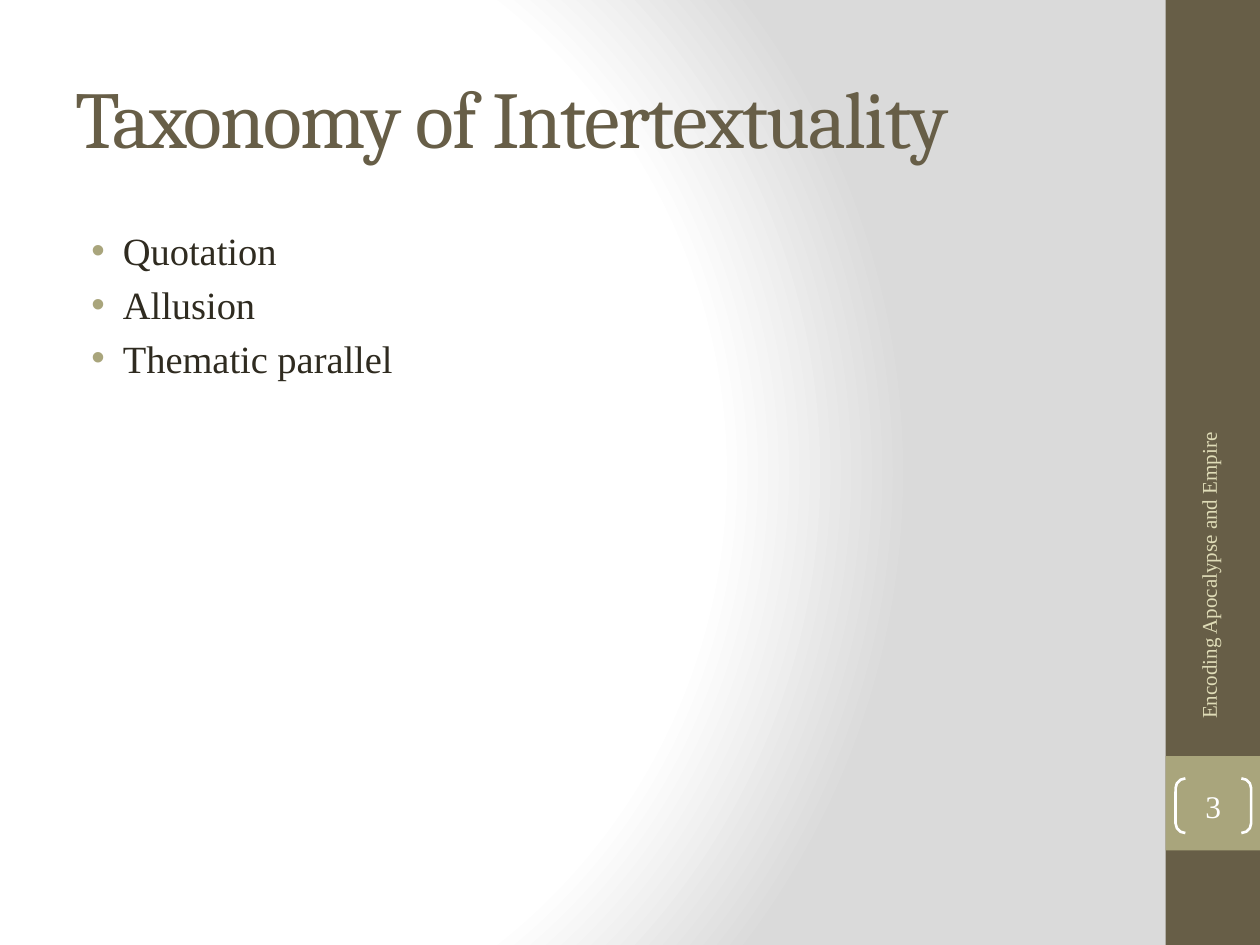
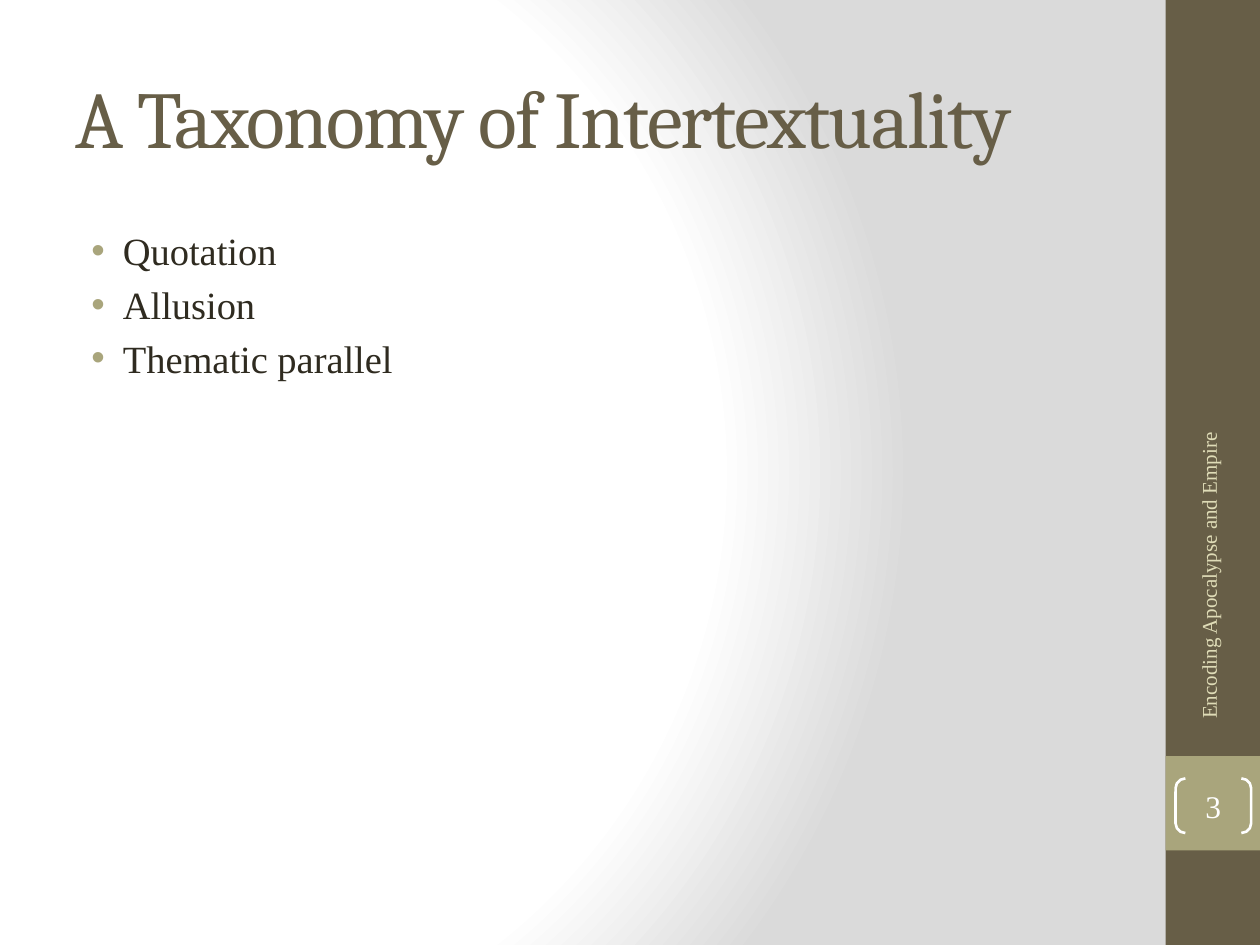
Before and after one commit to EncodingRevelation/revelation, a slide deck: slide 3 of slides/encoding apocalypse and empire ppt.pptx. Drawn at 1260x945 pixels with LibreOffice and Linux fonts; fonts in the diff are those of the drawing. Boxes give left, top, right and bottom in pixels: in the first picture for what was removed or moved away, otherwise in the second. Text is boxed around its words. In the diff, an @@ line names an element or a change of style, - is before the commit and + after.

```diff
--- a/slides/encoding apocalypse and empire ppt.pptx
+++ b/slides/encoding apocalypse and empire ppt.pptx
@@ title at (76, 91, 1011, 166): text changed @@
-Taxonomy of Intertextuality
+A Taxonomy of Intertextuality
```
Also in this commit, not shown: 2 other slides changed, 1 slide added, 1 other file.
